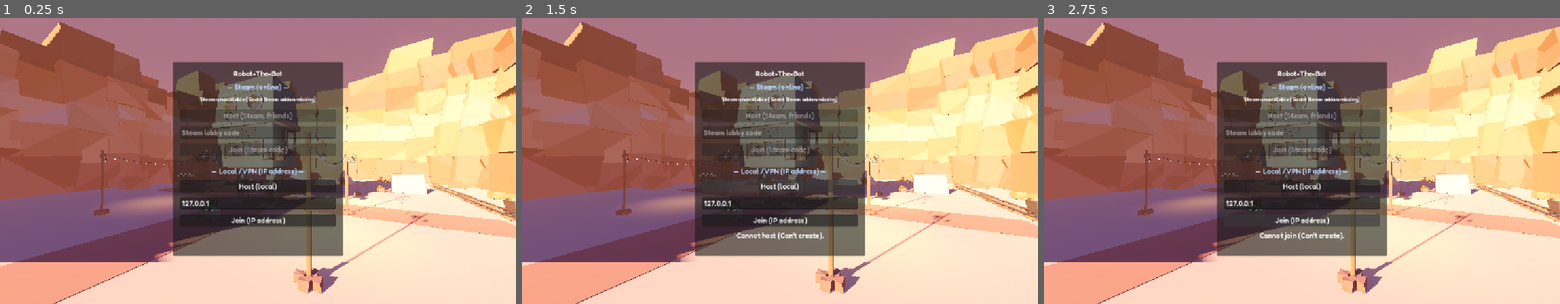
Above: before the commit, frames 1-3 (left to right).
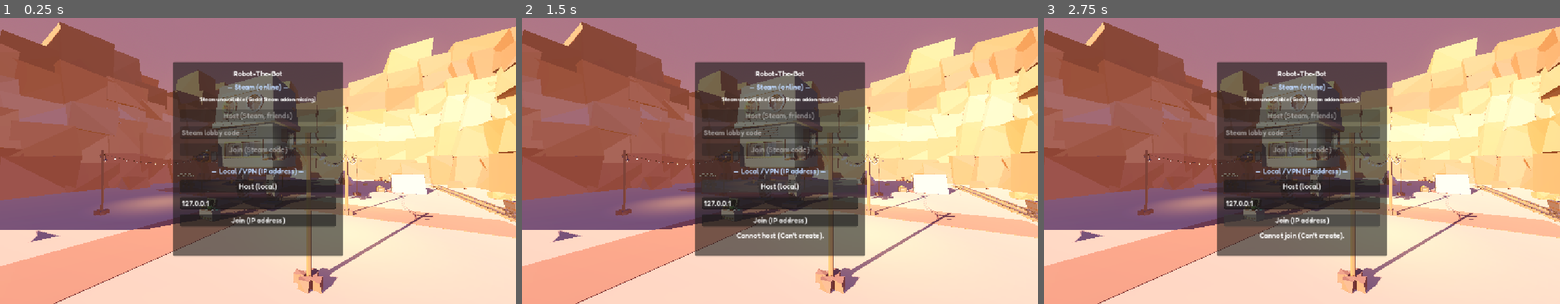
Above: after the commit, the same moments.

Repository: Marchma0/Robot-The-Bot
Game: Godot game, scene res://scenes/main/main.tscn
Same seed, same stepped clock (60 frames per second), same inputs: the game is played once before the commit and once after it.
Inputs (mouse positions are in pixels of both pictures, inside the frame that each line leads up to):
- Up to frame 1 (0.25 s): no input
- Up to frame 2 (1.5 s): tap Enter at 0.5 s; move the mouse to (893, 143) at 0.52 s; hold D (move_right) 0.53-1.25 s; hold Ctrl (crouch) 0.53-1.25 s; click (893, 143) at 0.67 s; tap Space (jump) at 0.77 s; click "Host (local)" at 1.25 s
- Up to frame 3 (2.75 s): click "Join (IP address)" at 2 s

The runs differ from the first frame. In frame 1, 5.1% of the frame differs, in the area x 0-100%, y 3-100%; in frame 2, 5.1%; in frame 3, 5.1%.

Commit message:
Optimisations graphiques retirées : plus de calque « intérieur du robot » ni de masque d'ombre du soleil, lampe suspendue de nouveau omnidirectionnelle, réglages d'ombre par défaut
Co-Authored-By: Claude Opus 5.5 <noreply@anthropic.com>

Diff:
--- a/project.godot
+++ b/project.godot
@@ -181,8 +181,6 @@
 
 [layer_names]
 
-3d_render/layer_1="monde"
-3d_render/layer_2="intérieur du robot"
 3d_physics/layer_1="world"
 3d_physics/layer_3="interactable"
 3d_physics/layer_5="robot_obstacle"
@@ -192,10 +190,6 @@
 3d/physics_engine="Jolt Physics"
 common/physics_interpolation=true
 
-[rendering]
-
-lights_and_shadows/directional_shadow/size=2048
-
 [steam]
 
 initialization/app_data/app_id=480
--- a/scenes/levels/dev_tutorial.tscn
+++ b/scenes/levels/dev_tutorial.tscn
@@ -37,10 +37,7 @@
 [node name="Sun" type="DirectionalLight3D" parent="."]
 transform = Transform3D(0.866025, -0.321394, 0.383022, 0, 0.766044, 0.642788, -0.5, -0.55667, 0.663414, 0, 20, 0)
 shadow_enabled = true
-shadow_caster_mask = 4294967293
-directional_shadow_mode = 1
 directional_shadow_max_distance = 60.0
-directional_shadow_pancake_size = 0.0
 
 [node name="MechaStart" type="Marker3D" parent="."]
 
--- a/scenes/levels/lobby.tscn
+++ b/scenes/levels/lobby.tscn
@@ -48,10 +48,7 @@
 light_color = Color(1, 0.72, 0.5, 1)
 light_energy = 1.7
 shadow_enabled = true
-shadow_caster_mask = 4294967293
-directional_shadow_mode = 1
-directional_shadow_max_distance = 60.0
-directional_shadow_pancake_size = 0.0
+directional_shadow_max_distance = 90.0
 
 [node name="Canyon" parent="." instance=ExtResource("1_canyon")]
 
--- a/scenes/levels/test_ground.tscn
+++ b/scenes/levels/test_ground.tscn
@@ -40,9 +40,7 @@
 [node name="Sun" type="DirectionalLight3D" parent="."]
 transform = Transform3D(0.866025, -0.321394, 0.383022, 0, 0.766044, 0.642788, -0.5, -0.55667, 0.663414, 0, 8, 0)
 shadow_enabled = true
-shadow_caster_mask = 4294967293
 directional_shadow_max_distance = 40.0
-directional_shadow_pancake_size = 0.0
 
 [node name="Ground" type="StaticBody3D" parent="."]
 transform = Transform3D(1, 0, 0, 0, 1, 0, 0, 0, 1, 0, -0.5, 0)
--- a/scenes/mecha/mecha.tscn
+++ b/scenes/mecha/mecha.tscn
@@ -25,7 +25,6 @@
 [ext_resource type="Script" path="res://scripts/network/net_spawner.gd" id="90_netspawner"]
 [ext_resource type="Script" path="res://scripts/mecha/mecha_maneuvers.gd" id="24_maneuvers"]
 [ext_resource type="Script" path="res://scripts/mecha/mecha_collider_sync.gd" id="25_collider_sync"]
-[ext_resource type="Script" path="res://scripts/mecha/interior_shadows.gd" id="26_interior_shadows"]
 
 [sub_resource type="SceneReplicationConfig" id="SceneReplicationConfig_mecha"]
 properties/0/path = NodePath("NetSmoother:net_state")
@@ -485,11 +484,6 @@
 script = ExtResource("13_smoother")
 target = NodePath("..")
 
-[node name="InteriorShadows" type="Node" parent="." node_paths=PackedStringArray("mecha", "skip")]
-script = ExtResource("26_interior_shadows")
-mecha = NodePath("..")
-skip = [NodePath("../Players"), NodePath("../Props")]
-
 [node name="ColliderSync" type="Node" parent="." node_paths=PackedStringArray("mecha")]
 script = ExtResource("25_collider_sync")
 mecha = NodePath("..")
--- a/scenes/mecha/props/swinging_lamp.tscn
+++ b/scenes/mecha/props/swinging_lamp.tscn
@@ -60,11 +60,9 @@
 cast_shadow = 0
 mesh = SubResource("SphereMesh_bulb")
 
-[node name="Light" type="SpotLight3D" parent="Pendulum"]
-transform = Transform3D(1, 0, 0, 0, 0, 1, 0, -1, 0, 0, -0.72, 0)
+[node name="Light" type="OmniLight3D" parent="Pendulum"]
+transform = Transform3D(1, 0, 0, 0, 1, 0, 0, 0, 1, 0, -0.72, 0)
 light_color = Color(1, 0.8, 0.55, 1)
-light_energy = 1.4
+light_energy = 0.9
 shadow_enabled = true
-spot_range = 3.5
-spot_angle = 70.0
-spot_angle_attenuation = 0.6
+omni_range = 3.0
--- a/scripts/mecha/interior_shadows.gd
+++ /dev/null
@@ -1,53 +0,0 @@
-class_name InteriorShadows
-extends Node
-## Range le décor de l'intérieur du robot sur le calque de rendu « intérieur du robot » (calque 2).
-##
-## Le soleil des niveaux ne fait pas d'ombre avec ce calque (`shadow_caster_mask` sans le calque 2) : la
-## coque cache déjà l'intérieur, et dessiner ces centaines de petits objets dans l'ombre du soleil coûtait
-## environ un tiers de l'image. Les lampes du robot, elles, font toujours l'ombre des meubles.
-##
-## Seul le décor posé au départ est concerné (pas les nains ni les objets qui vont et viennent).
-## Réseau : rien, purement visuel et local.
-
-## Calque de rendu de l'intérieur (bit 2), à retirer du `shadow_caster_mask` d'un soleil.
-const INTERIOR_LAYER: int = 2
-
-@export var mecha: Node3D
-## Branches du robot à ne pas toucher (nains, objets apparus en jeu).
-@export var skip: Array[Node] = []
-
-
-func _ready() -> void:
-	# Après le premier placement des sous-scènes (leurs AABB doivent être à leur place).
-	_apply.call_deferred()
-
-
-func _apply() -> void:
-	var volumes: Array[InteriorVolume] = []
-	for node: Node in get_tree().get_nodes_in_group(&"mecha_interiors"):
-		if mecha.is_ancestor_of(node):
-			volumes.append(node as InteriorVolume)
-	for node: Node in mecha.find_children("*", "GeometryInstance3D", true, false):
-		if _is_skipped(node):
-			continue
-		var geometry: GeometryInstance3D = node as GeometryInstance3D
-		if _inside(geometry, volumes):
-			geometry.layers = INTERIOR_LAYER
-
-
-func _is_skipped(node: Node) -> bool:
-	for branch: Node in skip:
-		if branch == node or branch.is_ancestor_of(node):
-			return true
-	return false
-
-
-## Vrai si toute la boîte de l'objet est dans l'intérieur (un objet qui dépasse dehors garde son ombre).
-func _inside(geometry: GeometryInstance3D, volumes: Array[InteriorVolume]) -> bool:
-	for volume: InteriorVolume in volumes:
-		# Boîte de l'objet dans le repère du volume (centré sur le nœud).
-		var box: AABB = volume.global_transform.affine_inverse() * geometry.global_transform * geometry.get_aabb()
-		var half: Vector3 = volume.size / 2.0
-		if AABB(-half, volume.size).encloses(box):
-			return true
-	return false
Not shown, removed: scripts/mecha/interior_shadows.gd.uid
